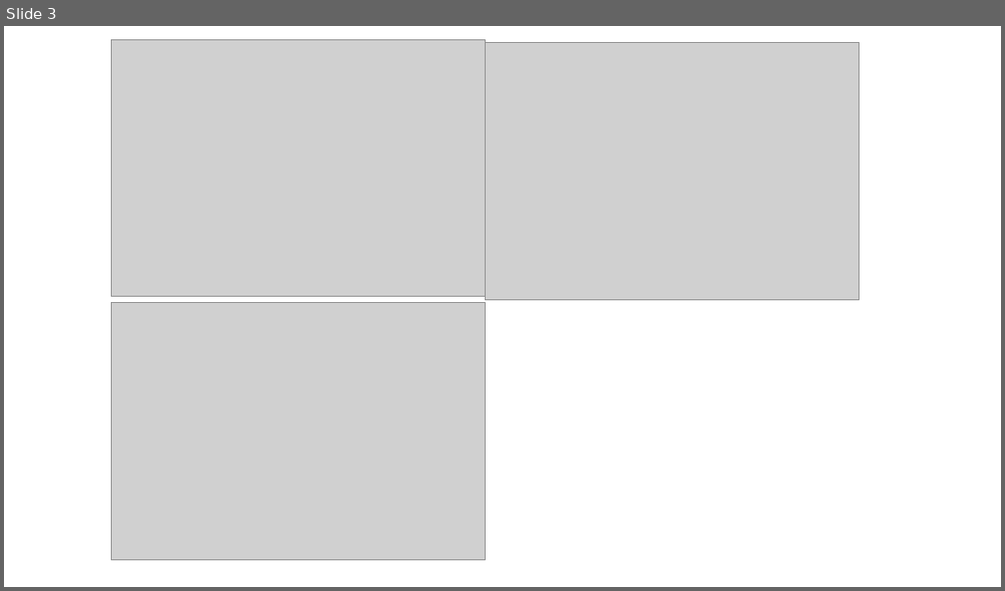
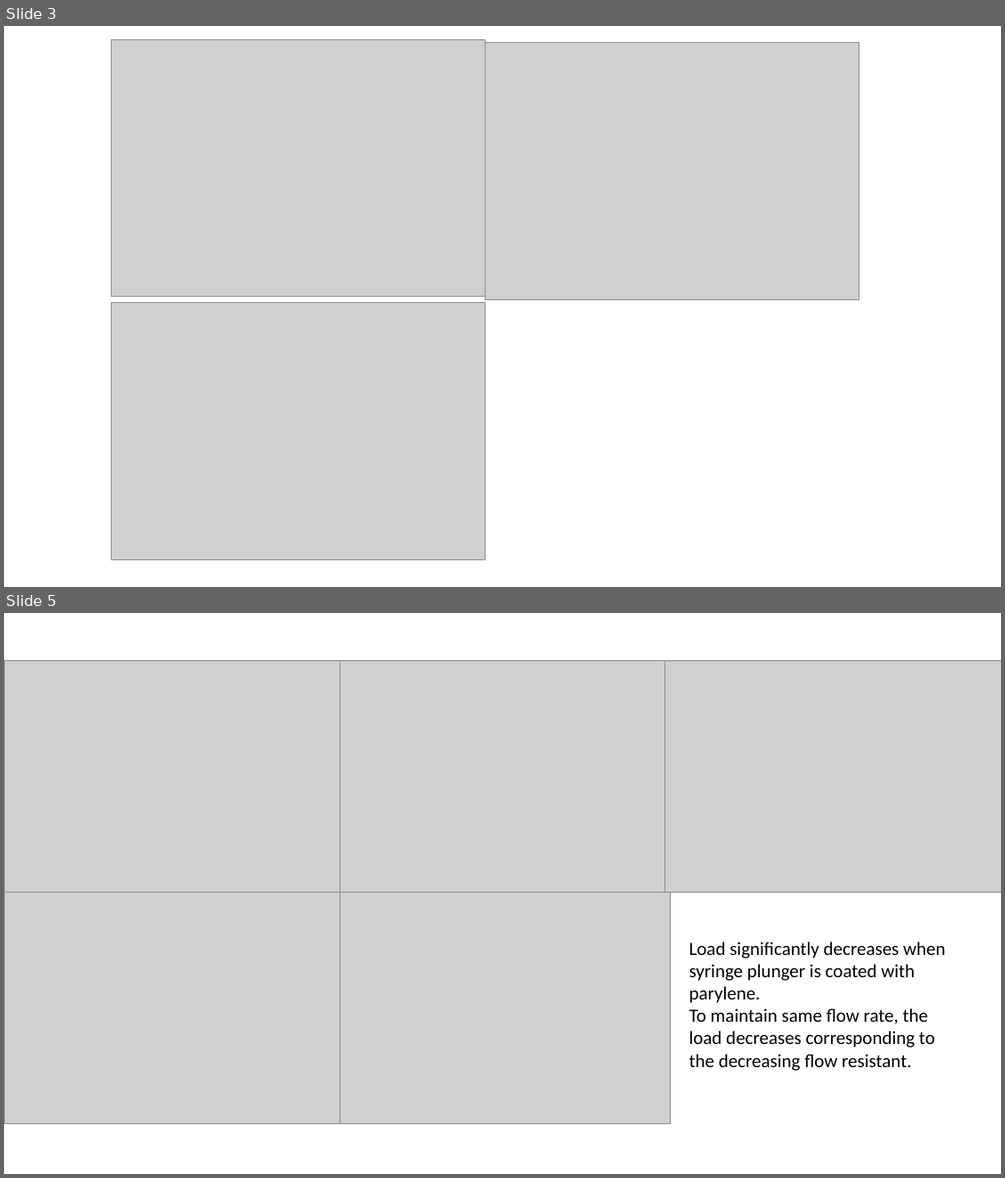
Before and after one commit to mayziyuhuang/Amgen_plunger, a slide deck: 20170217data_slides.pptx. Shown one above the other, each under a label of ours: slide 3 before the commit, slides 3 and 5 after it; the slides between them are not shown. The pictures are 1005x591 and 1005x1178 pixels, drawn with LibreOffice and Linux fonts; fonts in the diff are those of the drawing; grey boxes stand for pictures. Boxes give left, top, right and bottom in pixels: in the first picture for what was removed or moved away, otherwise in the second. Text is boxed around its words. In the diff, an @@ line names an element or a change of style, - is before the commit and + after.

Commit message:
update

```diff
--- a/20170217data_slides.pptx
+++ b/20170217data_slides.pptx
@@ slide 5 added at [4, 613, 1001, 1174], background #FFFFFF @@
@@ picture added at [4, 661, 340, 892] @@
@@ picture added at [334, 661, 671, 892] @@
@@ picture added at [664, 661, 1001, 892] @@
@@ picture added at [4, 892, 340, 1123] @@
@@ picture added at [334, 892, 671, 1123] @@
@@ text added at [689, 941, 945, 1070], 18 pt, text #000000 @@
+Load significantly decreases when syringe plunger is coated with parylene.
+To maintain same flow rate, the load decreases corresponding to the decreasing flow resistant.
```
Also in this commit, not shown: 1 other slide added, 1 slide removed.
